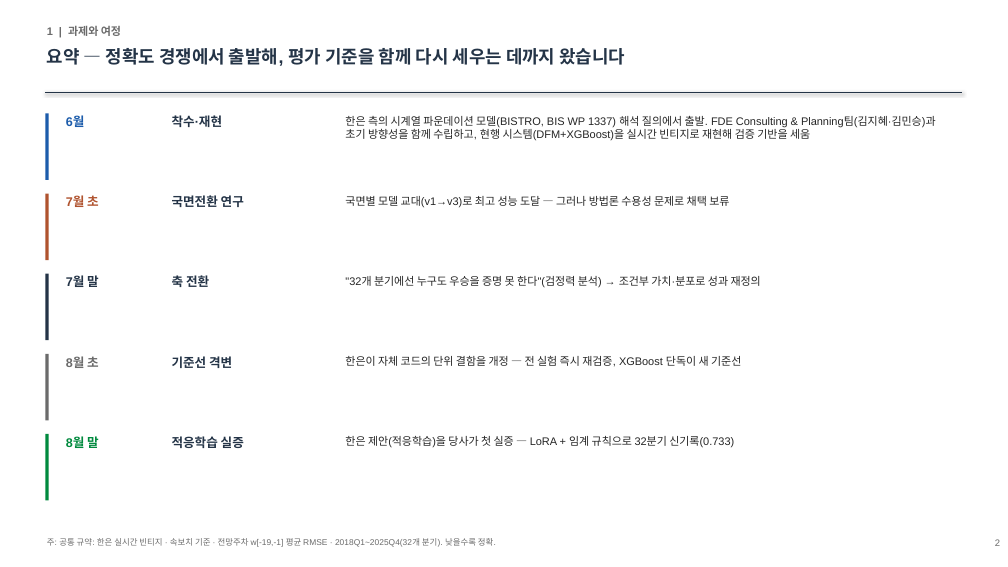
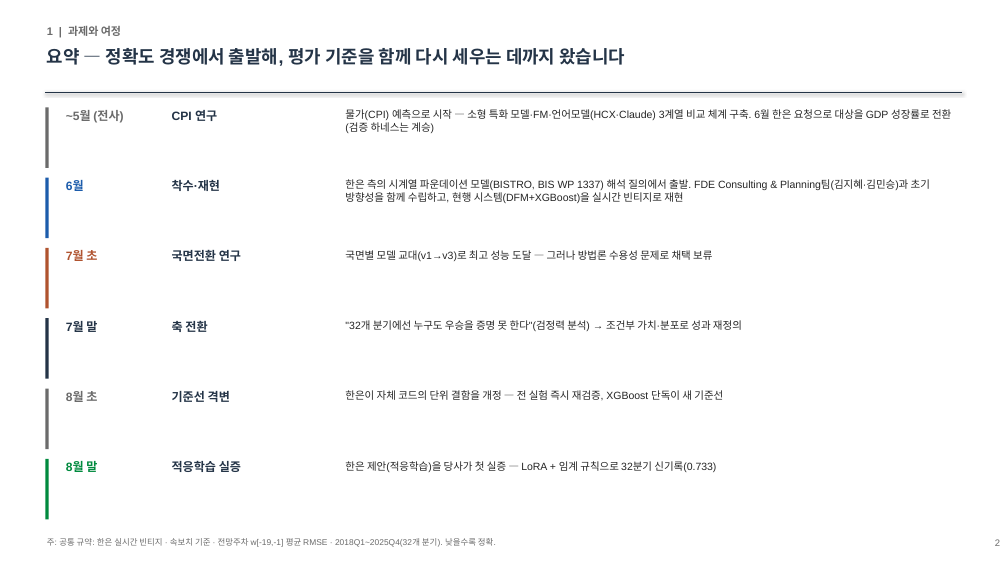
Before and after one commit to shezgone/bistro-lstm, a slide deck: slide 2 of docs/한은협업_여정보고_대표_2026-09-01.pptx. Drawn at 1008x567 pixels with LibreOffice and Linux fonts; fonts in the diff are those of the drawing. Boxes give left, top, right and bottom in pixels: in the first picture for what was removed or moved away, otherwise in the second. Text is boxed around its words. In the diff, an @@ line names an element or a change of style, - is before the commit and + after.

```diff
--- a/docs/한은협업_여정보고_대표_2026-09-01.pptx
+++ b/docs/한은협업_여정보고_대표_2026-09-01.pptx
@@ rectangle added at (45,107,48,168), fill #6B6B6B @@
@@ text added at (66,110,123,122), 11.5 pt, text #6B6B6B, bold @@
+~5월 (전사)
@@ text added at (172,110,217,121), 11.5 pt, text #243447, bold @@
+CPI 연구
@@ text added at (345,109,951,133), 10 pt, text #262626 @@
+물가(CPI) 예측으로 시작 — 소형 특화 모델·FM·언어모델(HCX·Claude) 3계열 비교 체계 구축. 6월 한은 요청으로 대상을 GDP 성장률로 전환 (검증 하네스는 계승)
@@ rectangle: place and size @@
-rectangle at (45,113,48,180)
+rectangle at (45,178,48,238)
@@ text "6월": place and size @@
-text "6월" at (66,116,85,129)
+text "6월" at (66,181,84,193)
@@ size 12 to 11.5 pt in 10 elements at (66,461,97,474), (172,461,241,472), (66,391,97,403), (172,391,230,402), (66,321,97,333), (172,321,207,332), (66,250,97,263), (172,250,241,261), (66,181,84,193), (172,180,221,191) @@
@@ text "착수·재현": place and size @@
-text "착수·재현" at (172,115,223,127)
+text "착수·재현" at (172,180,221,191)
@@ text at (345,179,930,203): text changed; size 10.5 to 10 pt @@
-한은 측의 시계열 파운데이션 모델(BISTRO, BIS WP 1337) 해석 질의에서 출발. FDE Consulting & Planning팀(김지혜·김민승)과 초기 방향성을 함께 수립하고, 현행 시스템(DFM+XGBoost)을 실시간 빈티지로 재현해 검증 기반을 세움
+한은 측의 시계열 파운데이션 모델(BISTRO, BIS WP 1337) 해석 질의에서 출발. FDE Consulting & Planning팀(김지혜·김민승)과 초기 방향성을 함께 수립하고, 현행 시스템(DFM+XGBoost)을 실시간 빈티지로 재현
@@ rectangle: place and size @@
-rectangle at (45,194,48,260)
+rectangle at (45,248,48,309)
@@ 3 texts: place and size @@
-3 texts at (66,195,729,208)
+3 texts at (66,250,712,263)
@@ size 10.5 to 10 pt in 4 elements at (345,461,716,472), (345,390,723,400), (345,320,742,331), (345,250,712,261) @@
@@ rectangle: place and size @@
-rectangle at (45,274,48,340)
+rectangle at (45,318,48,379)
@@ 3 texts: place and size @@
-3 texts at (66,275,761,288)
+3 texts at (66,320,742,333)
@@ rectangle: place and size @@
-rectangle at (45,354,48,420)
+rectangle at (45,389,48,449)
@@ text "8월 초": place and size @@
-text "8월 초" at (66,356,99,370)
+text "8월 초" at (66,391,97,403)
@@ text "기준선 격변": place and size @@
-text "기준선 격변" at (172,356,232,368)
+text "기준선 격변" at (172,391,230,402)
@@ text "한은이 자체 코드의 단위 결함을 ...": place and size @@
-text "한은이 자체 코드의 단위 결함을 ..." at (345,356,741,367)
+text "한은이 자체 코드의 단위 결함을 ..." at (345,390,723,400)
@@ rectangle: place and size @@
-rectangle at (45,434,48,501)
+rectangle at (45,459,48,520)
@@ text "8월 말": place and size @@
-text "8월 말" at (66,436,99,450)
+text "8월 말" at (66,461,97,474)
@@ text "적응학습 실증": place and size @@
-text "적응학습 실증" at (172,436,244,448)
+text "적응학습 실증" at (172,461,241,472)
@@ text "한은 제안(적응학습)을 당사가 첫 실증 ...": place and size @@
-text "한은 제안(적응학습)을 당사가 첫 실증 ..." at (345,436,734,448)
+text "한은 제안(적응학습)을 당사가 첫 실증 ..." at (345,461,716,472)
```
Also in this commit, not shown: 2 other slides changed, 1 other file.
